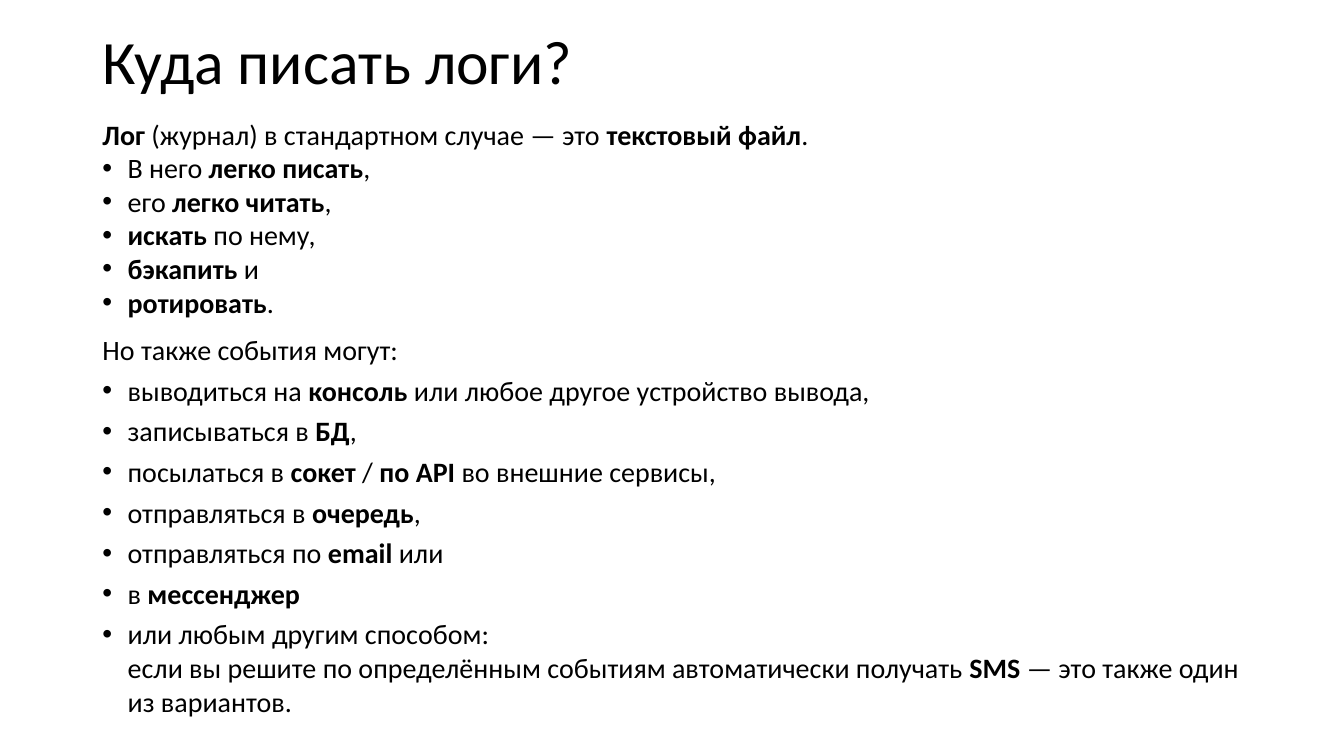
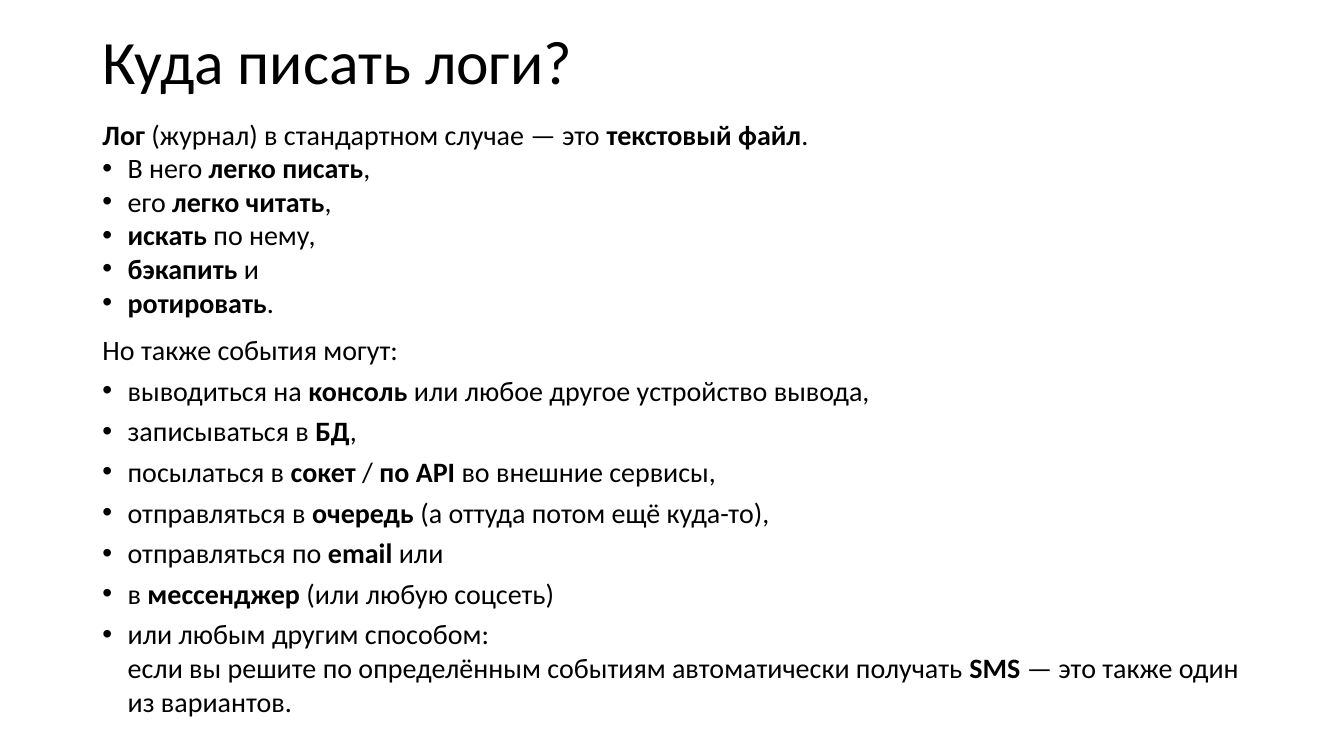
Before and after one commit to xtrueman/prog_instruments, a slide deck: slide 3 of presentations/Logging.pptx. Drawn at 1344x756 pixels with LibreOffice and Linux fonts; fonts in the diff are those of the drawing. Boxes give left, top, right and bottom in pixels: in the first picture for what was removed or moved away, otherwise in the second. Text is boxed around its words. In the diff, an @@ line names an element or a change of style, - is before the commit and + after.

```diff
--- a/presentations/Logging.pptx
+++ b/presentations/Logging.pptx
@@ text at <box>128,502,770,528</box>: text changed @@
-• отправляться в очередь,
+• отправляться в очередь (а оттуда потом ещё куда-то),
@@ text at <box>128,583,554,609</box>: text changed; bold off @@
-• в мессенджер
+• в мессенджер (или любую соцсеть)
```
Also in this commit, not shown: 13 other slides changed, 1 slide added, 1 other file.
